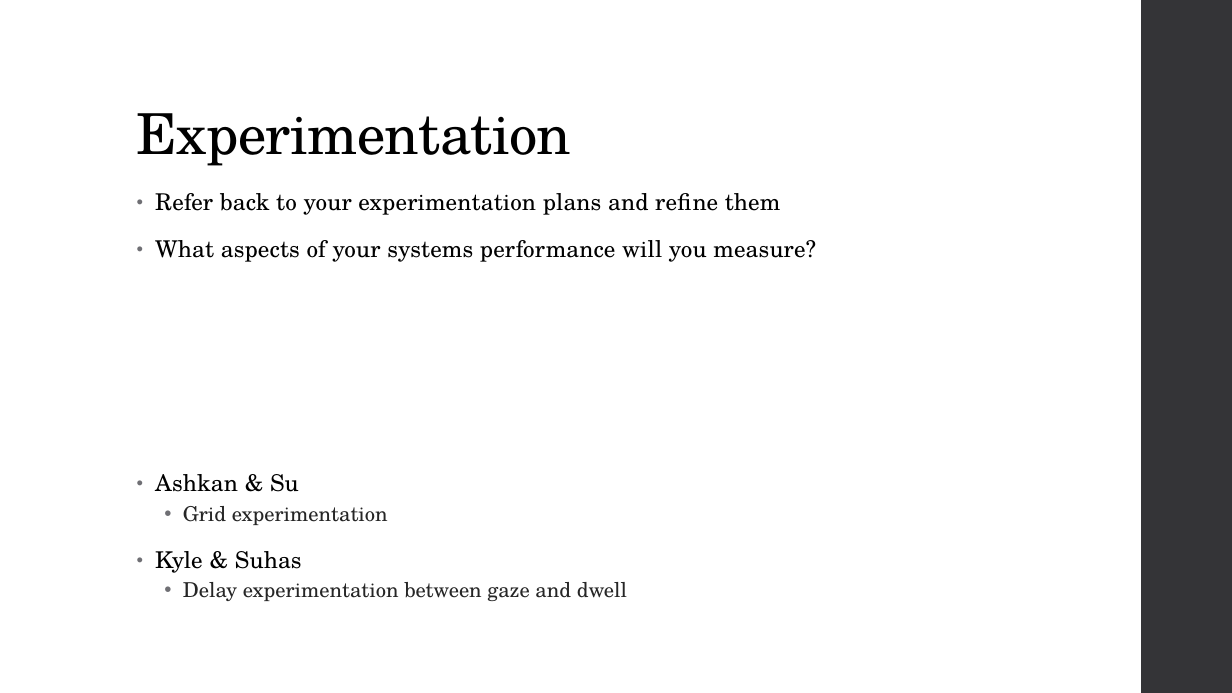
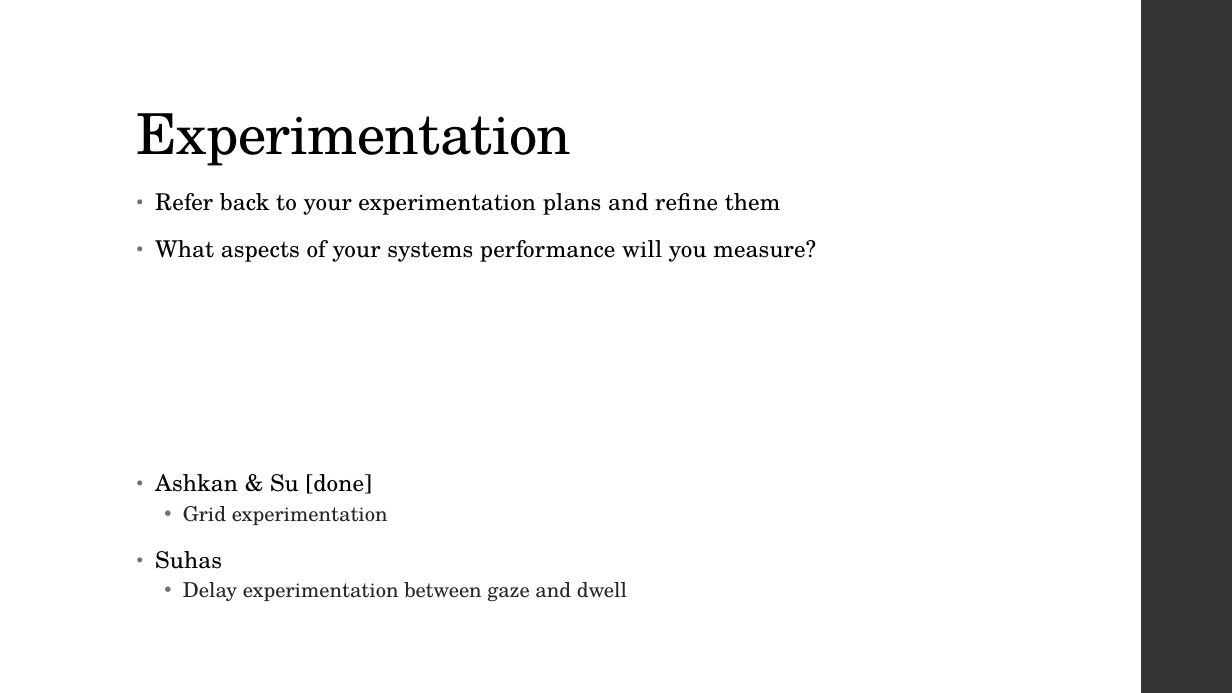
Before and after one commit to diederichk/StepCounter, a slide deck: slide 10 of MidtermPresentation/MidtermPresentation.pptx (slide 7 before the commit). Drawn at 1232x693 pixels with LibreOffice and Linux fonts; fonts in the diff are those of the drawing. Boxes give left, top, right and bottom in pixels: in the first picture for what was removed or moved away, otherwise in the second. Text is boxed around its words. In the diff, an @@ line names an element or a change of style, - is before the commit and + after.

```diff
--- a/MidtermPresentation/MidtermPresentation.pptx
+++ b/MidtermPresentation/MidtermPresentation.pptx
@@ text at box(155, 474, 372, 494): text changed @@
-• Ashkan & Su
+• Ashkan & Su [done]
@@ text at box(155, 551, 222, 569): text changed @@
-• Kyle & Suhas
+• Suhas
```
Also in this commit, not shown: 3 other slides changed, 9 slides added, 2 slides removed.
